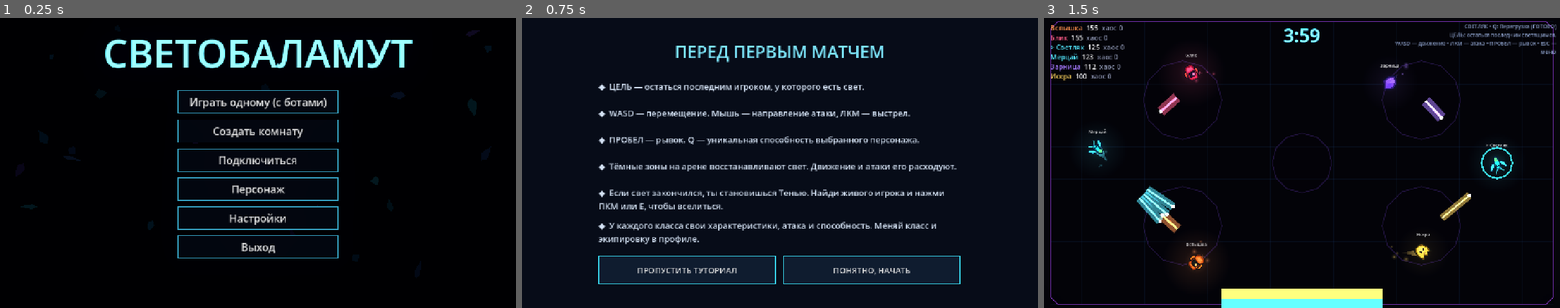
Above: before the commit, frames 1-3 (left to right).
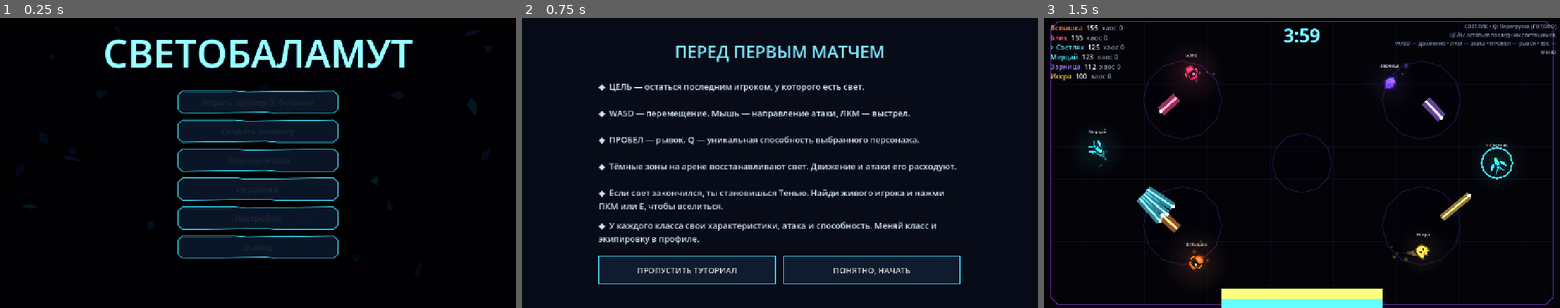
Above: after the commit, the same moments.

Repository: DvoreZZKy/svetobalamut
Game: Godot game, scene res://scenes/menu.tscn
Same seed, same stepped clock (60 frames per second), same inputs: the game is played once before the commit and once after it.
Inputs:
- Up to frame 1 (0.25 s): no input
- Up to frame 2 (0.75 s): click "Играть одному (с ботами)" at 0.5 s
- Up to frame 3 (1.5 s): click "ПРОПУСТИТЬ ТУТОРИАЛ" at 1.25 s

The runs differ from the first frame. In frame 1, 3.9% of the frame differs, in the area x 4-95%, y 4-83%; in frame 2, less than 0.1%; in frame 3, nothing differs.

Commit message:
Replace rectangular menu buttons with angular vector controls

Diff:
--- a/scripts/menu.gd
+++ b/scripts/menu.gd
@@ -1,9 +1,11 @@
 extends Control
 
 const VectorActor = preload("res://scripts/vector_actor.gd")
+const FacetButton = preload("res://scripts/facet_button.gd")
 ## Главное меню и подэкраны профиля, подключения, настроек и лобби.
 
 var t := 0.0
+var bg_shards: Array[Polygon2D] = []
 var title: Label
 var boxes := {}
 var status: Label
@@ -181,6 +183,13 @@
 
 func _process(dt: float) -> void:
 	t += dt
+	for i in bg_shards.size():
+		var shard := bg_shards[i]
+		shard.rotation += dt * (0.08 if i % 2 == 0 else -0.06)
+		shard.position.y += sin(t * 0.35 + float(i)) * dt * 2.2
+		if shard.position.y > 740.0:
+			shard.position.y = -30.0
+		shard.position.x += sin(t * 0.22 + float(i) * 0.7) * dt * 3.0
 	title.modulate = G.hdr(Color.from_hsv(fmod(t * 0.08 + 0.5, 1.0), 0.6, 1.0), 1.45 + 0.22 * sin(t * 2.2))
 
 
@@ -200,6 +209,7 @@
 		shard.color = shard_colors[i % shard_colors.size()]
 		shard.color.a = randf_range(0.12, 0.28)
 		add_child(shard)
+		bg_shards.append(shard)
 
 func _box(key: String) -> VBoxContainer:
 	var b := VBoxContainer.new()
@@ -259,17 +269,18 @@
 
 func _make_vector_preview(parent: Node) -> Node2D:
 	var container := SubViewportContainer.new()
-	container.custom_minimum_size = Vector2(180, 116)
+	container.custom_minimum_size = Vector2(260, 190)
 	container.size_flags_horizontal = Control.SIZE_SHRINK_CENTER
 	container.stretch = true
 	var vp := SubViewport.new()
-	vp.size = Vector2i(240, 150)
+	vp.size = Vector2i(320, 230)
 	vp.transparent_bg = true
 	vp.render_target_update_mode = SubViewport.UPDATE_ALWAYS
 	container.add_child(vp)
 	parent.add_child(container)
 	var actor := VectorActor.new()
-	actor.position = Vector2(120, 82)
+	actor.position = Vector2(160, 120)
+	actor.scale = Vector2.ONE * 1.8
 	vp.add_child(actor)
 	actor.setup(G.profile_kind, G.col(G.profile_color), G.profile_outfit, G.profile_hat)
 	return actor
@@ -301,21 +312,13 @@
 
 
 func _btn(text: String, parent: Node, cb: Callable) -> Button:
-	var b := Button.new()
+	var b: Button = FacetButton.new()
 	b.text = text
 	b.custom_minimum_size = Vector2(380, 58)
-	b.add_theme_font_size_override("font_size", 26)
-	for st in ["normal", "hover", "pressed"]:
-		var sb := StyleBoxFlat.new()
-		sb.bg_color = Color(0.035, 0.045, 0.075) if st == "normal" else Color(0.08, 0.12, 0.2)
-		sb.set_border_width_all(2)
-		sb.border_color = Color(0.22, 0.65, 0.78) if st == "normal" else Color(0.4, 0.9, 1.0)
-		sb.set_corner_radius_all(0)
-		b.add_theme_stylebox_override(st, sb)
+	b.add_theme_font_size_override("font_size", 21)
 	b.pressed.connect(cb)
 	parent.add_child(b)
 	return b
-
 
 func _slider(parent: Node, text: String, val: float, cb: Callable) -> void:
 	var h := HBoxContainer.new()
